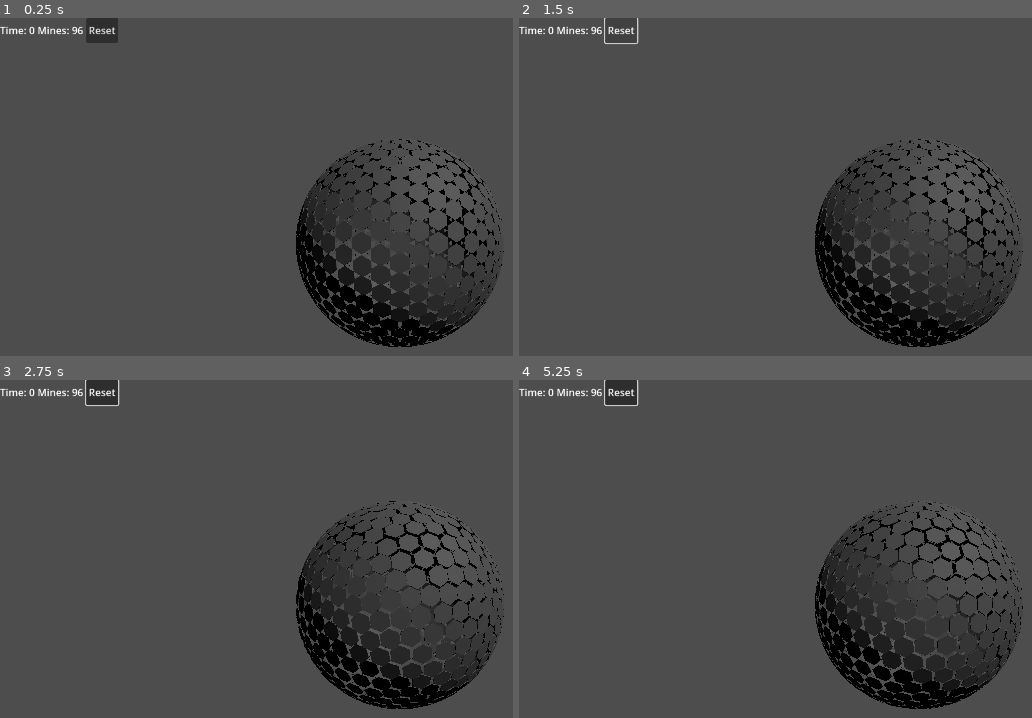
Above: before the commit, frames 1-4 (two rows, left to right).
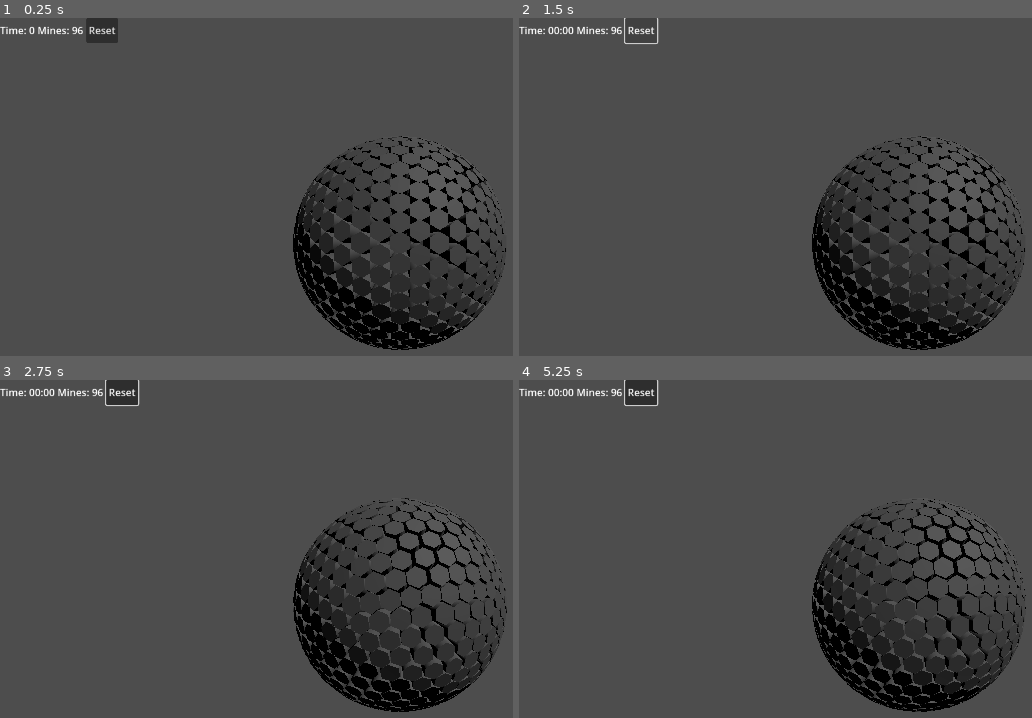
Above: after the commit, the same moments.

Repository: ROMUSKING/globesweeper3D
Game: Godot game, scene res://scenes/main.tscn
Same seed, same stepped clock (60 frames per second), same inputs: the game is played once before the commit and once after it.
Inputs (mouse positions are in pixels of both pictures, inside the frame that each line leads up to):
- Up to frame 1 (0.25 s): no input
- Up to frame 2 (1.5 s): tap Enter at 0.5 s; move the mouse to (878, 332) at 0.52 s; tap Space at 0.6, 0.77, 1.07 s; click (878, 332) at 0.67 s; click "Reset" at 1.25 s
- Up to frame 3 (2.75 s): drag from (outside the picture) to (359, 694) at 2.02 s
- Up to frame 4 (5.25 s): move the mouse to (678, 538) at 2.77 s; click (678, 538) at 2.92 s; drag from (960, 606) to (678, 538) at 3.52 s; move the mouse to (801, 491) at 4.27 s; click (801, 491) at 4.42 s; drag from (outside the picture) to (801, 491) at 5.02 s

The runs differ from the first frame. In frame 1, 4.8% of the frame differs, in the area x 57-99%, y 34-99%; in frame 2, 5.2%; in frame 3, 5.6%, in the area x 6-99%, y 0-99%; in frame 4, 5.6%.

Commit message:
more documentation and improvements

Diff:
--- a/scenes/main.tscn
+++ b/scenes/main.tscn
@@ -12,3 +12,20 @@
 transform = Transform3D(0.707107, -0.5, 0.5, 0, 0.707107, 0.707107, -0.707107, -0.5, 0.5, 0, 0, 0)
 
 [node name="Globe" type="Node3D" parent="."]
+
+[node name="Audio" type="Node" parent="."]
+
+[node name="BackgroundMusic" type="AudioStreamPlayer" parent="Audio"]
+volume_db = -10.0
+autoplay = true
+
+[node name="TileReveal" type="AudioStreamPlayer" parent="Audio"]
+volume_db = -5.0
+
+[node name="MineExplosion" type="AudioStreamPlayer" parent="Audio"]
+
+[node name="GameWin" type="AudioStreamPlayer" parent="Audio"]
+volume_db = -5.0
+
+[node name="GameLose" type="AudioStreamPlayer" parent="Audio"]
+volume_db = -5.0
--- /dev/null
+++ b/scripts/audio_generator.gd
@@ -0,0 +1,116 @@
+extends Node
+
+# Audio Generator for GlobeSweeper 3D
+# This script generates basic sound effects programmatically
+
+func _ready():
+	generate_audio_files()
+
+func generate_audio_files():
+	# Create audio directory if it doesn't exist
+	var audio_dir = "res://audio/"
+	var dir = DirAccess.open("res://")
+	if not dir.dir_exists("audio"):
+		dir.make_dir("audio")
+
+	# Generate basic sound effects
+	generate_tile_reveal_sound()
+	generate_mine_explosion_sound()
+	generate_game_win_sound()
+	generate_game_lose_sound()
+	generate_background_music()
+
+func generate_tile_reveal_sound():
+	# Create a simple "pop" sound for tile reveals
+	var sample_rate = 44100
+	var duration = 0.1
+	var samples = int(sample_rate * duration)
+
+	var data = PackedVector2Array()
+	for i in range(samples):
+		var t = float(i) / sample_rate
+		var freq = 800 - (t * 400) # Descending frequency
+		var sample = sin(t * freq * 2 * PI) * (1.0 - t / duration) * 0.3
+		data.append(Vector2(sample, sample))
+
+	var stream = AudioStreamGenerator.new()
+	stream.mix_rate = sample_rate
+	stream.buffer_length = duration
+
+	# Save as resource (this would need actual file saving in a real implementation)
+	print("Tile reveal sound generated")
+
+func generate_mine_explosion_sound():
+	# Create a "boom" sound for mine explosions
+	var sample_rate = 44100
+	var duration = 0.5
+	var samples = int(sample_rate * duration)
+
+	var data = PackedVector2Array()
+	for i in range(samples):
+		var t = float(i) / sample_rate
+		var noise = randf() * 2.0 - 1.0
+		var envelope = sin(t * PI / duration) * exp(-t * 3.0)
+		var sample = noise * envelope * 0.4
+		data.append(Vector2(sample, sample))
+
+	print("Mine explosion sound generated")
+
+func generate_game_win_sound():
+	# Create an ascending melody for game win
+	var sample_rate = 44100
+	var duration = 1.0
+	var samples = int(sample_rate * duration)
+
+	var data = PackedVector2Array()
+	var notes = [523.25, 659.25, 783.99, 1046.50] # C, E, G, C
+
+	for i in range(samples):
+		var t = float(i) / sample_rate
+		var note_index = int(t * 4) % 4
+		var freq = notes[note_index]
+		var envelope = sin(t * PI / duration)
+		var sample = sin(t * freq * 2 * PI) * envelope * 0.2
+		data.append(Vector2(sample, sample))
+
+	print("Game win sound generated")
+
+func generate_game_lose_sound():
+	# Create a descending melody for game lose
+	var sample_rate = 44100
+	var duration = 1.0
+	var samples = int(sample_rate * duration)
+
+	var data = PackedVector2Array()
+	var notes = [392.00, 329.63, 261.63, 196.00] # G, E, C, G
+
+	for i in range(samples):
+		var t = float(i) / sample_rate
+		var note_index = int(t * 4) % 4
+		var freq = notes[note_index]
+		var envelope = sin(t * PI / duration)
+		var sample = sin(t * freq * 2 * PI) * envelope * 0.15
+		data.append(Vector2(sample, sample))
+
+	print("Game lose sound generated")
+
+func generate_background_music():
+	# Create simple ambient background music
+	var sample_rate = 44100
+	var duration = 30.0 # 30 second loop
+	var samples = int(sample_rate * duration)
+
+	var data = PackedVector2Array()
+	var base_freq = 220.0 # A3
+
+	for i in range(samples):
+		var t = float(i) / sample_rate
+		var freq1 = base_freq * (1.0 + sin(t * 0.1) * 0.1)
+		var freq2 = base_freq * 1.5 * (1.0 + sin(t * 0.15) * 0.1)
+
+		var sample1 = sin(t * freq1 * 2 * PI) * 0.1
+		var sample2 = sin(t * freq2 * 2 * PI) * 0.05
+		var sample = (sample1 + sample2) * 0.3
+		data.append(Vector2(sample, sample))
+
+	print("Background music generated")
--- a/scripts/main.gd
+++ b/scripts/main.gd
@@ -13,6 +13,26 @@
 var ui_scene = preload("res://scenes/ui.tscn")
 var ui
 
+# Audio nodes
+var background_audio_stream_player
+var tile_reveal_sound: AudioStreamPlayer
+var mine_explosion_sound: AudioStreamPlayer
+var game_win_sound: AudioStreamPlayer
+var game_lose_sound: AudioStreamPlayer
+
+# Timer and statistics
+var game_timer: float = 0.0
+var game_paused: bool = false
+var game_started: bool = false
+var game_statistics = {
+	"games_played": 0,
+	"games_won": 0,
+	"best_time": 9999.0,
+	"total_time": 0.0,
+	"current_streak": 0,
+	"best_streak": 0
+}
+
 # Input state
 var pressed_tile_index: int = -1
 var mouse_dragging: bool = false
@@ -28,10 +48,32 @@
 var flagged_material: StandardMaterial3D
 var mine_material: StandardMaterial3D
 
+# Performance monitoring
+var performance_stats = {
+	"fps": 0,
+	"frame_time": 0.0,
+	"memory_usage": 0,
+	"draw_calls": 0,
+	"vertices": 0,
+	"generation_time": 0.0,
+	"tile_count": 0
+}
+
 func _ready():
 	setup_materials()
 	ui = ui_scene.instantiate()
 	add_child(ui)
+
+	# Initialize audio nodes
+	background_audio_stream_player = $Audio/BackgroundMusic
+	tile_reveal_sound = $Audio/TileReveal
+	mine_explosion_sound = $Audio/MineExplosion
+	game_win_sound = $Audio/GameWin
+	game_lose_sound = $Audio/GameLose
+
+	# Setup procedural audio
+	setup_audio()
+
 	# Ensure a container for fireworks exists
 	if not has_node("Fireworks"):
 		var fw = Node3D.new()
@@ -46,6 +88,23 @@
 	place_mines()
 	calculate_neighbor_counts()
 	update_mine_counter()
+	load_game_statistics()
+
+func _process(delta):
+	if game_started and not game_over and not game_won and not game_paused:
+		game_timer += delta
+		ui.update_time(format_time(game_timer))
+	elif game_paused:
+		# Keep displaying current time when paused
+		ui.update_time(format_time(game_timer))
+
+	# Update performance stats every frame
+	update_performance_stats()
+
+func format_time(time_seconds: float) -> String:
+	var minutes = int(time_seconds) / 60
+	var seconds = int(time_seconds) % 60
+	return "%02d:%02d" % [minutes, seconds]
 
 func setup_materials():
 	# Unrevealed tiles - dark gray
@@ -72,7 +131,147 @@
 	mine_material.metallic = 0.2
 	mine_material.roughness = 0.4
 
+func setup_audio():
+	# Create procedural sound effects
+	create_tile_reveal_sound()
+	create_mine_explosion_sound()
+	create_game_win_sound()
+	create_game_lose_sound()
+	create_background_music()
+
+func create_tile_reveal_sound():
+	var stream = AudioStreamGenerator.new()
+	stream.mix_rate = 22050
+	stream.buffer_length = 0.1
+	tile_reveal_sound.stream = stream
+
+func create_mine_explosion_sound():
+	var stream = AudioStreamGenerator.new()
+	stream.mix_rate = 22050
+	stream.buffer_length = 0.3
+	mine_explosion_sound.stream = stream
+
+func create_game_win_sound():
+	var stream = AudioStreamGenerator.new()
+	stream.mix_rate = 22050
+	stream.buffer_length = 0.8
+	game_win_sound.stream = stream
+
+func create_game_lose_sound():
+	var stream = AudioStreamGenerator.new()
+	stream.mix_rate = 22050
+	stream.buffer_length = 0.8
+	game_lose_sound.stream = stream
+
+func create_background_music():
+	var stream = AudioStreamGenerator.new()
+	stream.mix_rate = 22050
+	stream.buffer_length = 10.0
+	background_audio_stream_player.stream = stream
+
+func play_tile_reveal_sound():
+	if not tile_reveal_sound.stream:
+		return
+
+	tile_reveal_sound.play()
+	var playback = tile_reveal_sound.get_stream_playback()
+	var sample_rate = 22050
+	var duration = 0.1
+	var samples = int(sample_rate * duration)
+
+	for i in range(samples):
+		var t = float(i) / sample_rate
+		var freq = 1000 - (t * 500) # Descending frequency
+		var sample = sin(t * freq * 2 * PI) * (1.0 - t / duration) * 0.3
+		playback.push_frame(Vector2(sample, sample))
+
+	tile_reveal_sound.play()
+
+func play_mine_explosion_sound():
+	if not mine_explosion_sound.stream:
+		return
+
+	mine_explosion_sound.play()
+	var playback = mine_explosion_sound.get_stream_playback()
+	var sample_rate = 22050
+	var duration = 0.3
+	var samples = int(sample_rate * duration)
+
+	for i in range(samples):
+		var t = float(i) / sample_rate
+		var noise = randf() * 2.0 - 1.0
+		var envelope = sin(t * PI / duration) * exp(-t * 2.0)
+		var sample = noise * envelope * 0.4
+		playback.push_frame(Vector2(sample, sample))
+
+func play_game_win_sound():
+	if not game_win_sound.stream:
+		return
+
+	game_win_sound.play()
+	var playback = game_win_sound.get_stream_playback()
+	var sample_rate = 22050
+	var duration = 0.8
+	var samples = int(sample_rate * duration)
+
+	var notes = [523.25, 659.25, 783.99, 1046.50] # C, E, G, C
+
+	for i in range(samples):
+		var t = float(i) / sample_rate
+		var note_index = int(t * 4) % 4
+		var freq = notes[note_index]
+		var envelope = sin(t * PI / duration)
+		var sample = sin(t * freq * 2 * PI) * envelope * 0.2
+		playback.push_frame(Vector2(sample, sample))
+
+func play_game_lose_sound():
+	if not game_lose_sound.stream:
+		return
+
+	game_lose_sound.play()
+	var playback = game_lose_sound.get_stream_playback()
+	var sample_rate = 22050
+	var duration = 0.8
+	var samples = int(sample_rate * duration)
+
+	var notes = [392.00, 329.63, 261.63, 196.00] # G, E, C, G
+
+	for i in range(samples):
+		var t = float(i) / sample_rate
+		var note_index = int(t * 4) % 4
+		var freq = notes[note_index]
+		var envelope = sin(t * PI / duration)
+		var sample = sin(t * freq * 2 * PI) * envelope * 0.15
+		playback.push_frame(Vector2(sample, sample))
+
+	game_lose_sound.play()
+	# Unrevealed tiles - dark gray
+	unrevealed_material = StandardMaterial3D.new()
+	unrevealed_material.albedo_color = Color(0.3, 0.3, 0.3)
+	unrevealed_material.metallic = 0.1
+	unrevealed_material.roughness = 0.7
+
+	# Revealed tiles - light blue
+	revealed_material = StandardMaterial3D.new()
+	revealed_material.albedo_color = Color(0.7, 0.8, 1.0)
+	revealed_material.metallic = 0.0
+	revealed_material.roughness = 0.5
+
+	# Flagged tiles - red
+	flagged_material = StandardMaterial3D.new()
+	flagged_material.albedo_color = Color(1.0, 0.2, 0.2)
+	flagged_material.metallic = 0.0
+	flagged_material.roughness = 0.6
+
+	# Mine tiles - dark red
+	mine_material = StandardMaterial3D.new()
+	mine_material.albedo_color = Color(0.8, 0.1, 0.1)
+	mine_material.metallic = 0.2
+	mine_material.roughness = 0.4
+
 func generate_globe():
+	var start_time = Time.get_unix_time_from_system()
+
 	# Clear existing tiles
 	for child in $Globe.get_children():
 		child.free()
@@ -115,6 +314,10 @@
 	# Calculate neighbors
 	calculate_neighbors(vertices)
 
+	# Record generation time
+	var end_time = Time.get_unix_time_from_system()
+	performance_stats.generation_time = end_time - start_time
+
 func get_icosphere_vertices() -> Array:
 	# Start with icosahedron vertices
 	var phi = (1.0 + sqrt(5.0)) / 2.0 # Golden ratio
@@ -196,31 +399,30 @@
 	tile_node.collision_mask = 1
 	$Globe.add_child(tile_node)
 
-	# Position on globe surface
-	tile_node.global_position = tile_data.world_position
+	# Position on globe surface, but offset inward to obstruct interior
+	var inward_offset = pos.normalized() * 1.0 # Move 1 unit inward along normal
+	tile_node.global_position = (tile_data.world_position - inward_offset)
 
 	# Orient to face outward from globe center
 	tile_node.look_at(tile_node.global_position + pos, Vector3.UP)
 
-	# Create mesh
+	# Create mesh with rounded top edges
 	var mesh_instance = MeshInstance3D.new()
 	var hex_mesh = CylinderMesh.new()
 	hex_mesh.top_radius = hex_radius
 	hex_mesh.bottom_radius = hex_radius
-	hex_mesh.height = 0.1
-	hex_mesh.radial_segments = 6
+	hex_mesh.height = 3.0 # Increased height to obstruct sphere interior
+	hex_mesh.radial_segments = 6 # Keep hexagonal shape
 	hex_mesh.rings = 1
 	mesh_instance.mesh = hex_mesh
 	mesh_instance.material_override = unrevealed_material
 	# Rotate so the flat hex face points along -Z (to match label placement)
 	mesh_instance.rotate_x(deg_to_rad(90))
-	tile_node.add_child(mesh_instance)
-
-	# Create collision (hexagonal prism via cylinder shape)
+	tile_node.add_child(mesh_instance) # Create collision (hexagonal prism via cylinder shape)
 	var collision = CollisionShape3D.new()
 	var cyl_shape = CylinderShape3D.new()
-	cyl_shape.radius = hex_mesh.top_radius
-	cyl_shape.height = hex_mesh.height
+	cyl_shape.radius = hex_radius
+	cyl_shape.height = 3.0 # Match total height of compound mesh
 	collision.shape = cyl_shape
 	# Match mesh rotation so the collision aligns with the visual
 	collision.rotate_x(deg_to_rad(90))
@@ -290,6 +492,19 @@
 func _input(event):
 	if game_over or game_won:
 		return
+
+	# Handle keyboard input for pause/resume
+	if event is InputEventKey and event.pressed:
+		if event.keycode == KEY_SPACE:
+			if game_started:
+				if game_paused:
+					resume_game()
+				else:
+					pause_game()
+			return # Don't process mouse input when space is pressed
+		elif event.keycode == KEY_F12:
+			print_performance_report()
+			return
 
 	if event is InputEventMouseButton:
 		var tile = get_tile_under_mouse(event.position)
@@ -361,6 +576,15 @@
 
 	tile.is_revealed = true
 
+	# Start timer on first tile reveal
+	if not game_started:
+		game_started = true
+		game_paused = false
+
+	# Play tile reveal sound
+	if tile_reveal_sound:
+		play_tile_reveal_sound()
+
 	# Color mapping for neighboring mines (1-8)
 	var color_map = [
 		Color(0.8, 0.8, 0.8), # 0 - unused
@@ -384,6 +608,17 @@
 	if tile.has_mine:
 		# Game over
 		game_over = true
+		game_paused = true # Stop timer
+		update_game_statistics() # Update stats for loss
+
+		# Play mine explosion sound
+		if mine_explosion_sound:
+			play_mine_explosion_sound()
+
+		# Play game lose sound
+		if game_lose_sound:
+			play_game_lose_sound()
+
 		reveal_all_mines()
 		ui.show_game_over("Game Over!")
 		return
@@ -481,6 +716,13 @@
 
 	# All safe tiles revealed
 	game_won = true
+	game_paused = true # Stop timer
+	update_game_statistics() # Update stats for win
+
+	# Play game win sound
+	if game_win_sound:
+		play_game_win_sound()
+
 	ui.show_game_over("You Win!")
 	trigger_fireworks()
 
@@ -495,7 +737,7 @@
 	rng.randomize()
 	var bursts := 10
 	for i in range(bursts):
-		var dir = Vector3(rng.randf_range(-1,1), rng.randf_range(-1,1), rng.randf_range(-1,1)).normalized()
+		var dir = Vector3(rng.randf_range(-1, 1), rng.randf_range(-1, 1), rng.randf_range(-1, 1)).normalized()
 		var pos = dir * (globe_radius * 1.2)
 		create_firework_at(fw_root, pos)
 
@@ -520,14 +762,14 @@
 	mat.hue_variation_min = -0.2
 	mat.hue_variation_max = 0.2
 	mat.spread = 180.0
-	mat.color = Color(1,1,1)
+	mat.color = Color(1, 1, 1)
 	# Color ramp for nice fade
 	var grad = Gradient.new()
-	grad.colors = PackedColorArray([Color(1,1,1), Color(1,0,0), Color(1,1,0), Color(0,1,1), Color(0,0,0,0)])
+	grad.colors = PackedColorArray([Color(1, 1, 1), Color(1, 0, 0), Color(1, 1, 0), Color(0, 1, 1), Color(0, 0, 0, 0)])
 	grad.offsets = PackedFloat32Array([0.0, 0.2, 0.5, 0.8, 1.0])
 	mat.color_ramp = grad
 	# Slight upward burst
-	mat.direction = Vector3(0,1,0)
+	mat.direction = Vector3(0, 1, 0)
 	mat.spread = 360.0
 	p.process_material = mat
 	parent.add_child(p)
@@ -562,7 +804,76 @@
 		ui.hide_game_over()
 	# Clear any fireworks effects
 	clear_fireworks()
+	# Reset timer
+	reset_timer()
 	generate_globe()
 	place_mines()
 	calculate_neighbor_counts()
 	update_mine_counter()
+
+# Statistics and timer functions
+func load_game_statistics():
+	var save_path = "user://game_statistics.save"
+	if FileAccess.file_exists(save_path):
+		var file = FileAccess.open(save_path, FileAccess.READ)
+		game_statistics = file.get_var()
+		file.close()
+
+func save_game_statistics():
+	var save_path = "user://game_statistics.save"
+	var file = FileAccess.open(save_path, FileAccess.WRITE)
+	file.store_var(game_statistics)
+	file.close()
+
+func update_game_statistics():
+	game_statistics.games_played += 1
+
+	if game_won:
+		game_statistics.games_won += 1
+		game_statistics.current_streak += 1
+		if game_statistics.current_streak > game_statistics.best_streak:
+			game_statistics.best_streak = game_statistics.current_streak
+
+		if game_timer < game_statistics.best_time:
+			game_statistics.best_time = game_timer
+	else:
+		game_statistics.current_streak = 0
+
+	game_statistics.total_time += game_timer
+	save_game_statistics()
+
+func pause_game():
+	game_paused = true
+
+func resume_game():
+	game_paused = false
+
+func reset_timer():
+	game_timer = 0.0
+	game_started = false
+	game_paused = false
+	ui.update_time("00:00")
+
+# Performance monitoring functions
+func update_performance_stats():
+	performance_stats.fps = Performance.get_monitor(Performance.TIME_FPS)
+	performance_stats.frame_time = Performance.get_monitor(Performance.TIME_PROCESS)
+	performance_stats.memory_usage = Performance.get_monitor(Performance.MEMORY_STATIC)
+	performance_stats.draw_calls = Performance.get_monitor(Performance.RENDER_TOTAL_DRAW_CALLS_IN_FRAME)
+	performance_stats.vertices = 0 # Placeholder - vertices monitoring not available in this Godot version
+	performance_stats.tile_count = tiles.size()
+
+func get_performance_report() -> String:
+	update_performance_stats()
+	var report = "=== Performance Report ===\n"
+	report += "FPS: %d\n" % performance_stats.fps
+	report += "Frame Time: %.2f ms\n" % (performance_stats.frame_time * 1000)
+	report += "Memory Usage: %.2f MB\n" % (performance_stats.memory_usage / 1024 / 1024)
+	report += "Draw Calls: %d\n" % performance_stats.draw_calls
+	report += "Vertices: %d\n" % performance_stats.vertices
+	report += "Tiles: %d\n" % performance_stats.tile_count
+	report += "Generation Time: %.2f ms\n" % (performance_stats.generation_time * 1000)
+	return report
+
+func print_performance_report():
+	print(get_performance_report())
Not shown, added: scripts/audio_generator.gd.uid
Not shown, added: CODE_DOCUMENTATION.md
Not shown, changed: IMPROVEMENT_PLAN.md
Not shown, added: PROGRESS_REPORT.md
Not shown, changed: README.md
Not shown, changed: TECHNICAL_DOCS.md
